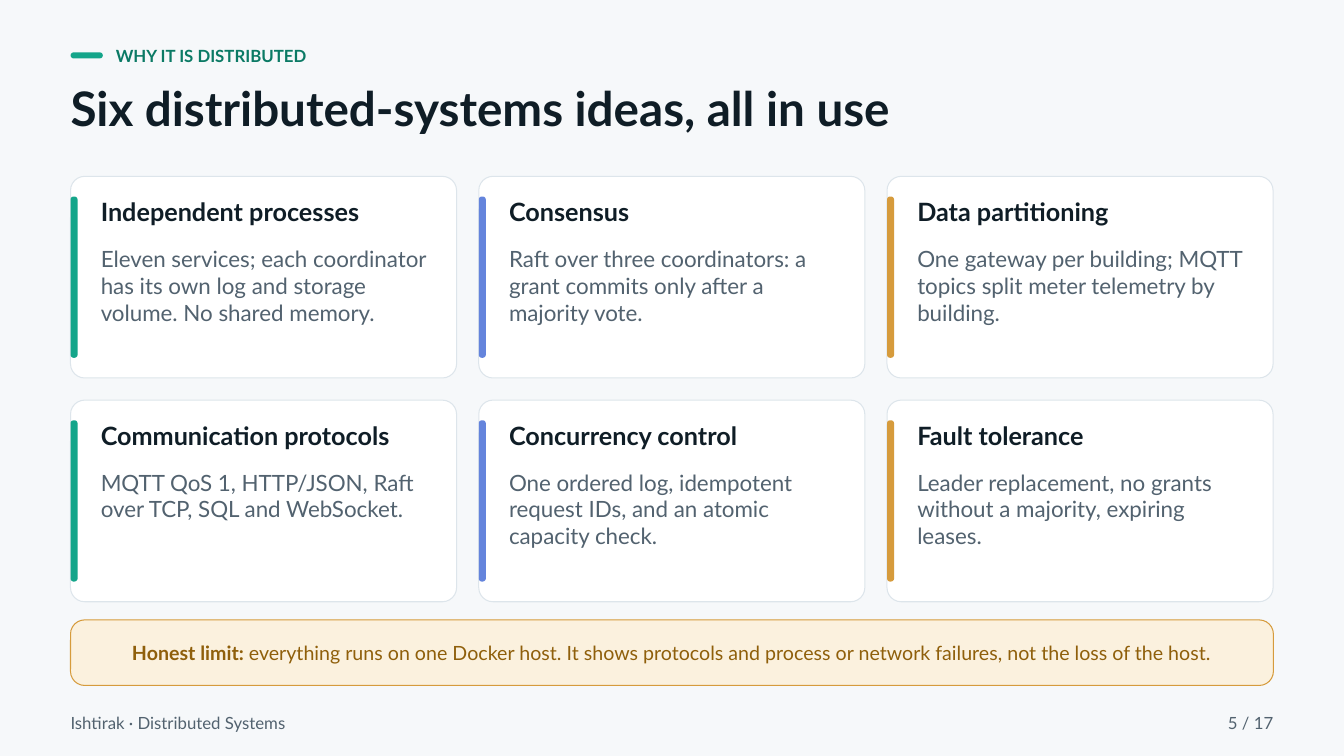
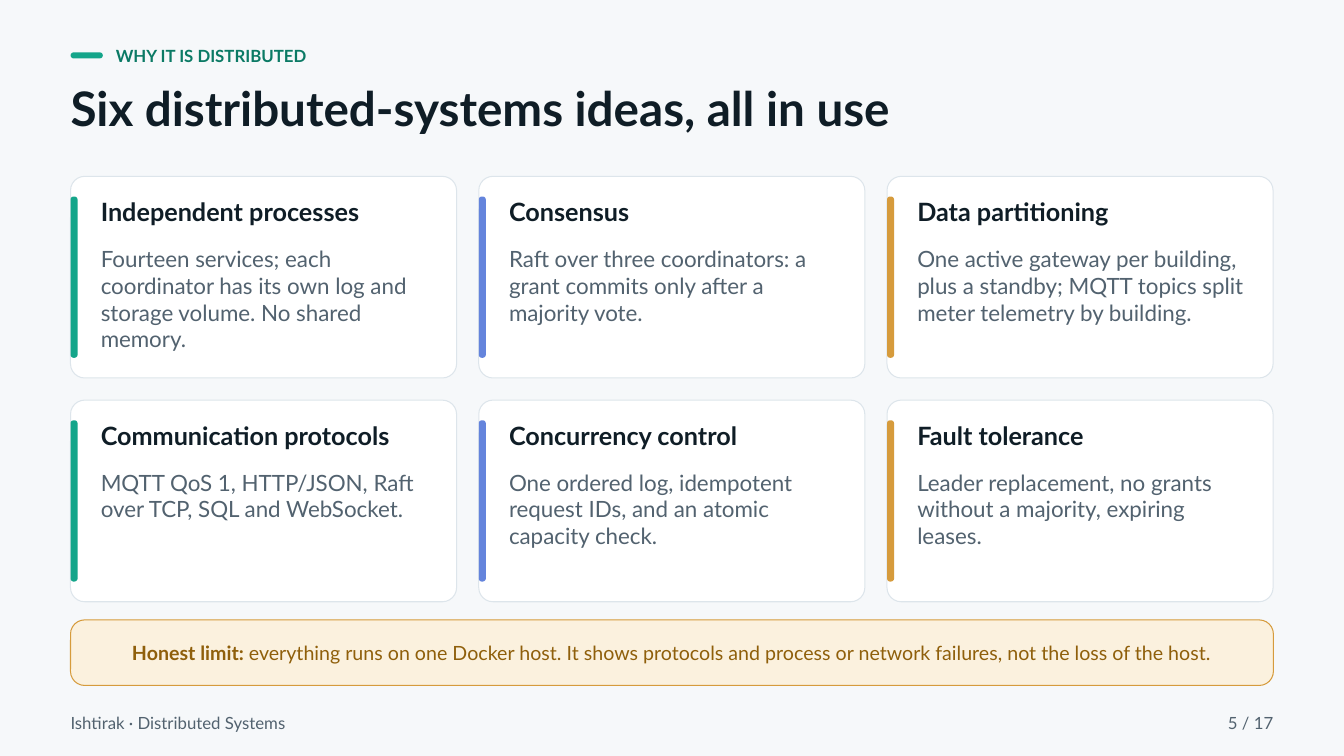
Before and after one commit to Roy-r2004/Ishtirak, a slide deck: slide 5 of docs/Ishtirak_Presentation.pptx. Drawn at 1344x756 pixels with LibreOffice and Linux fonts; fonts in the diff are those of the drawing. Boxes give left, top, right and bottom in pixels: in the first picture for what was removed or moved away, otherwise in the second. Text is boxed around its words. In the diff, an @@ line names an element or a change of style, - is before the commit and + after.

```diff
--- a/docs/Ishtirak_Presentation.pptx
+++ b/docs/Ishtirak_Presentation.pptx
@@ text at (101, 250, 406, 351): text changed @@
-Eleven services; each coordinator has its own log and storage volume. No shared memory.
+Fourteen services; each coordinator has its own log and storage volume. No shared memory.
@@ text at (917, 250, 1243, 325): text changed @@
-One gateway per building; MQTT topics split meter telemetry by building.
+One active gateway per building, plus a standby; MQTT topics split meter telemetry by building.
```
Also in this commit, not shown: 3 other slides changed, 3 other files.
